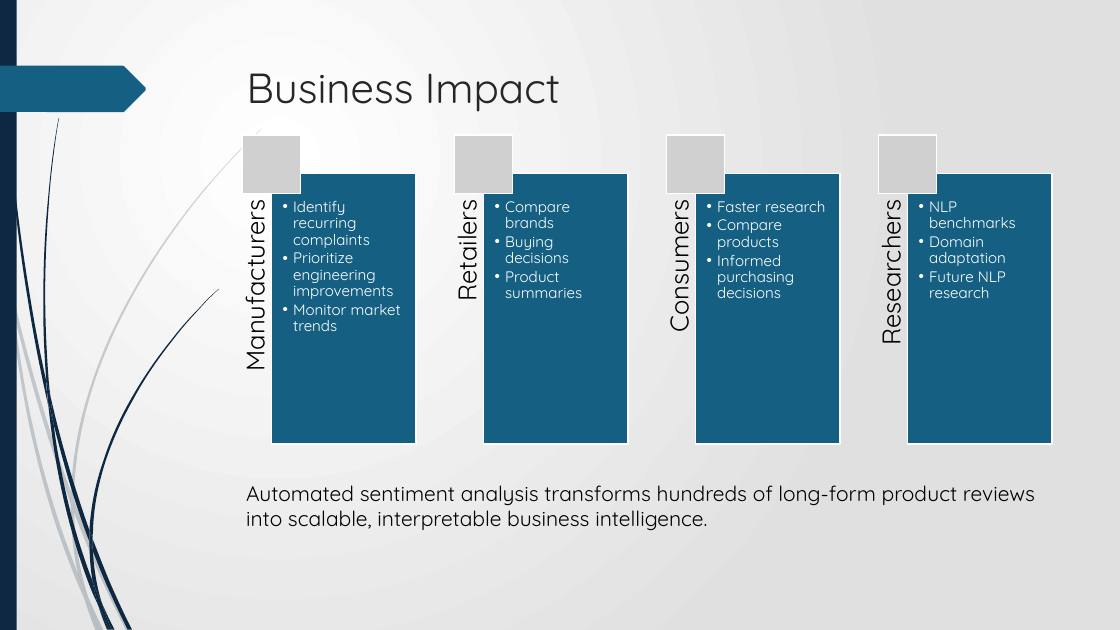
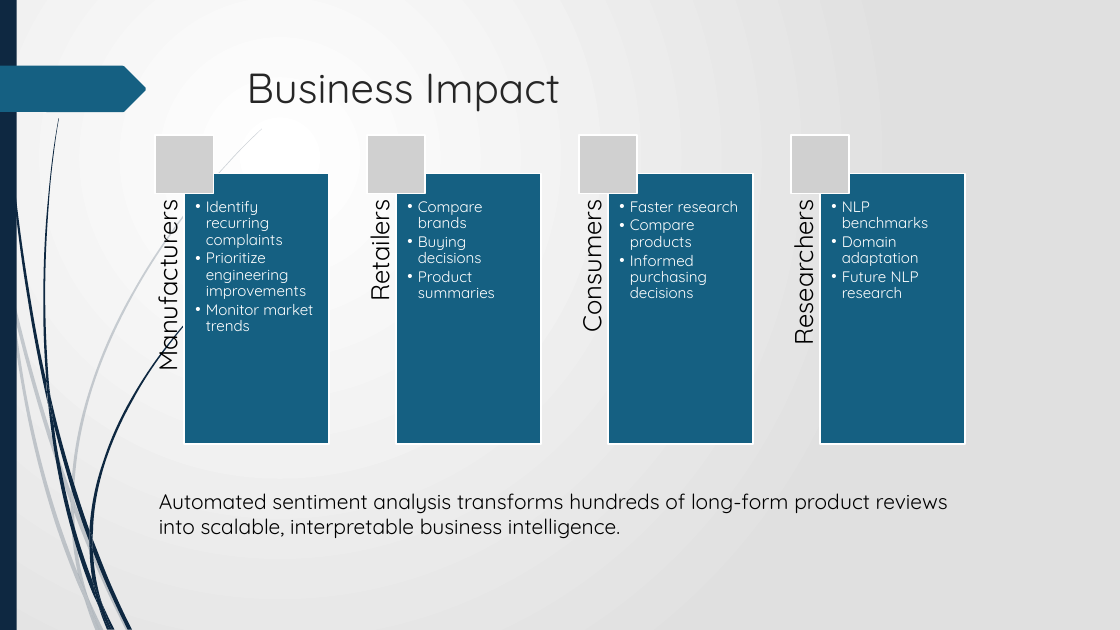
Before and after one commit to Austin-Engstrom/capstone-ds785, a slide deck: slide 6 of project_documents/DS785_Final_Presentation.pptx. Drawn at 1120x630 pixels with LibreOffice and Linux fonts; fonts in the diff are those of the drawing; grey boxes stand for pictures. Boxes give left, top, right and bottom in pixels: in the first picture for what was removed or moved away, otherwise in the second. Text is boxed around its words. In the diff, an @@ line names an element or a change of style, - is before the commit and + after.

```diff
--- a/project_documents/DS785_Final_Presentation.pptx
+++ b/project_documents/DS785_Final_Presentation.pptx
@@ group added at [155,135,849,193]: 4 pictures @@
@@ group removed at [243,135,937,193]: 4 pictures @@
@@ 2 texts, 1 rectangle: place and size @@
-2 texts, 1 rectangle at [658,174,840,444]
+2 texts, 1 rectangle at [571,174,753,444]
@@ 6 texts, 3 rectangles: place and size @@
-6 texts, 3 rectangles at [234,174,1052,444]
+6 texts, 3 rectangles at [147,174,965,444]
@@ text "Automated sentiment analysis transforms hundreds ...": place and size @@
-text "Automated sentiment analysis transforms hundreds ..." at [246,485,1035,530]
+text "Automated sentiment analysis transforms hundreds ..." at [159,493,948,539]
```
Also in this commit, not shown: 1 other slide changed.
